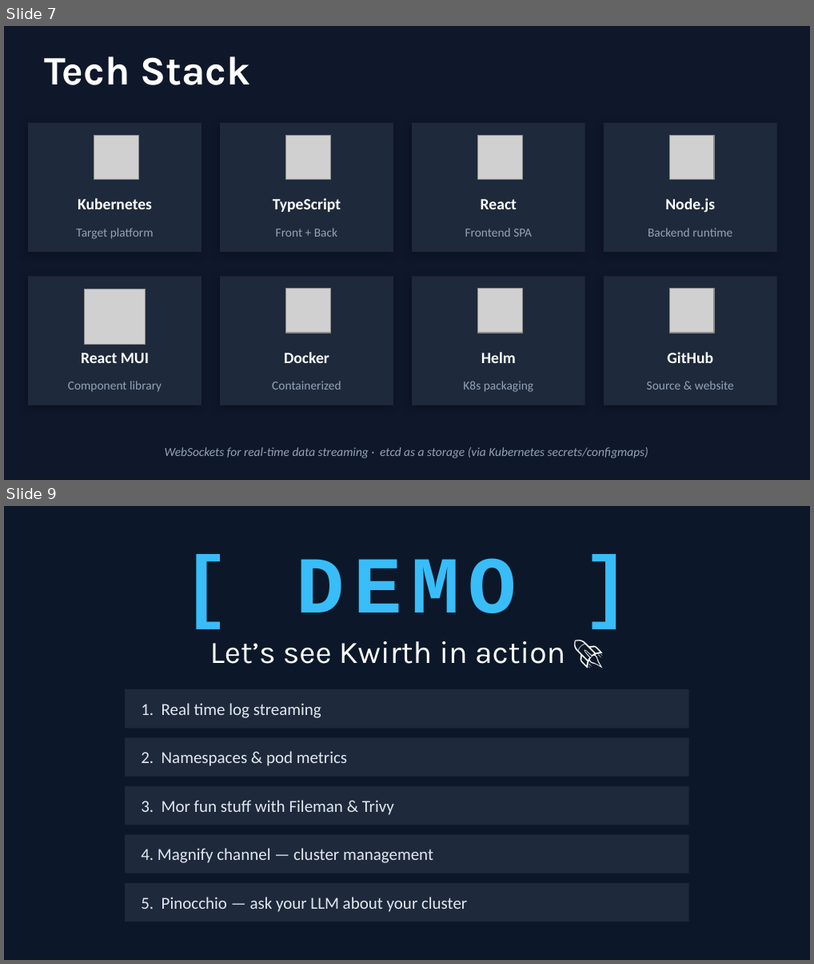
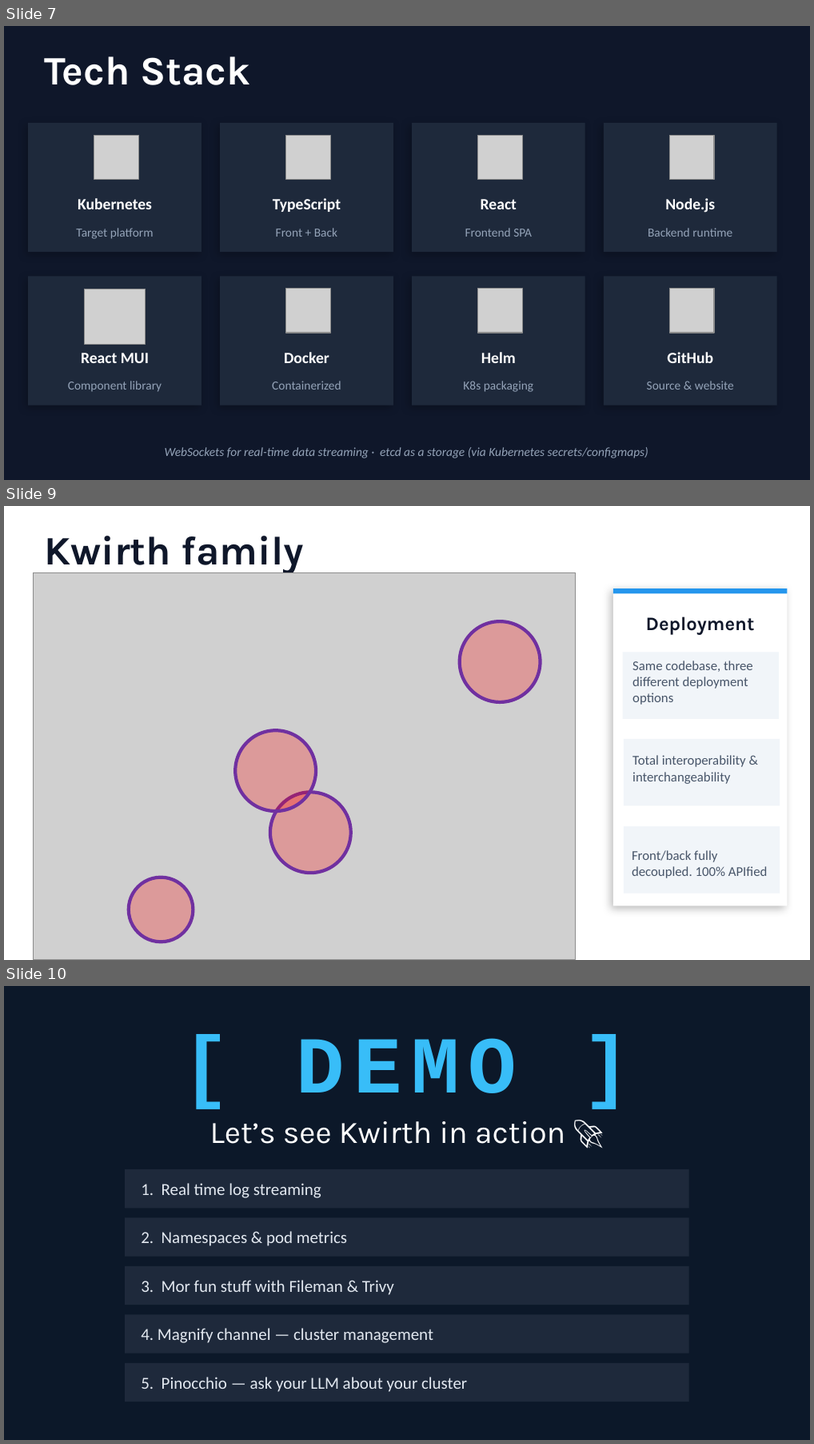
Before and after one commit to kwirthmagnify/kwirth, a slide deck: docs/_media/kwirth_presentation.pptx. Shown one above the other, each under a label of ours: slides 7 and 9 before the commit, slides 7, 9 and 10 after it; the slides between them are not shown. The pictures are 814x964 and 814x1444 pixels, drawn with LibreOffice and Linux fonts; fonts in the diff are those of the drawing; grey boxes stand for pictures. Boxes give left, top, right and bottom in pixels: in the first picture for what was removed or moved away, otherwise in the second. Text is boxed around its words. In the diff, an @@ line names an element or a change of style, - is before the commit and + after.

```diff
--- a/docs/_media/kwirth_presentation.pptx
+++ b/docs/_media/kwirth_presentation.pptx
@@ slide 9 added at (4, 506, 810, 960), background #FFFFFF @@
@@ text added at (44, 536, 304, 574), 36 pt, text #0F172A, bold @@
+Kwirth family
@@ picture added at (33, 572, 576, 959) @@
@@ rectangle added at (614, 588, 787, 905), fill #FFFFFF @@
@@ rectangle added at (614, 589, 788, 594), fill #2496ED @@
@@ ellipse added at (460, 621, 540, 702), fill #FF0000 at 26% opacity, outline #7030A0 3 pt @@
@@ text added at (646, 616, 755, 635), 17 pt, text #0F172A, bold @@
+Deployment
@@ rectangle added at (623, 652, 780, 719), fill #F1F5F9 @@
@@ text added at (633, 660, 754, 704), 12 pt, text #475569 @@
+Same codebase, three different deployment options
@@ ellipse added at (235, 730, 316, 811), fill #FF0000 at 26% opacity, outline #7030A0 3 pt @@
@@ rectangle added at (624, 739, 781, 806), fill #F1F5F9 @@
@@ text added at (633, 755, 746, 784), 12 pt, text #475569 @@
+Total interoperability & interchangeability
@@ ellipse added at (270, 792, 350, 873), fill #FF0000 at 26% opacity, outline #7030A0 3 pt @@
@@ rectangle added at (624, 826, 781, 893), fill #F1F5F9 @@
@@ text added at (632, 850, 768, 878), 12 pt, text #475569 @@
+Front/back fully decoupled. 100% APIfied
@@ ellipse added at (129, 877, 194, 941), fill #FF0000 at 26% opacity, outline #7030A0 3 pt @@
@@ what was slide 9 is now slide 10 @@
```
Also in this commit, not shown: 3 slides changed, 26 other files.
